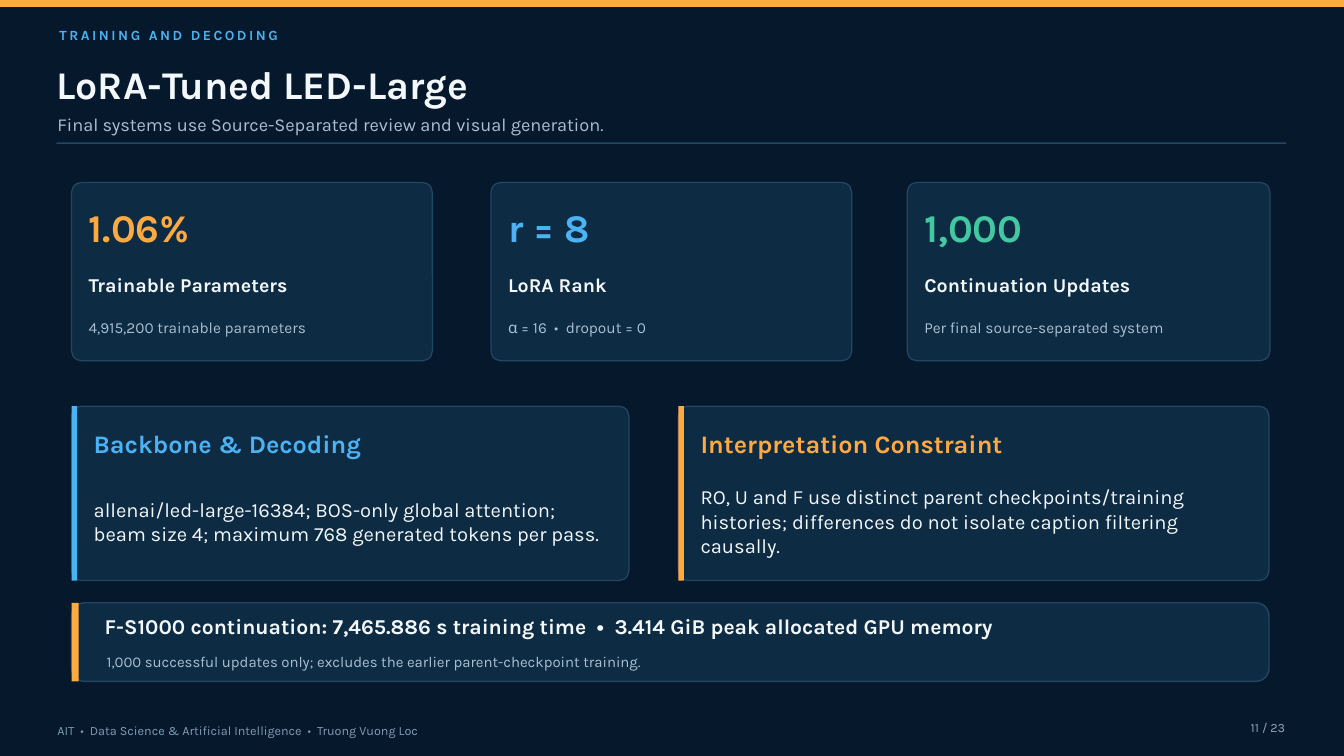
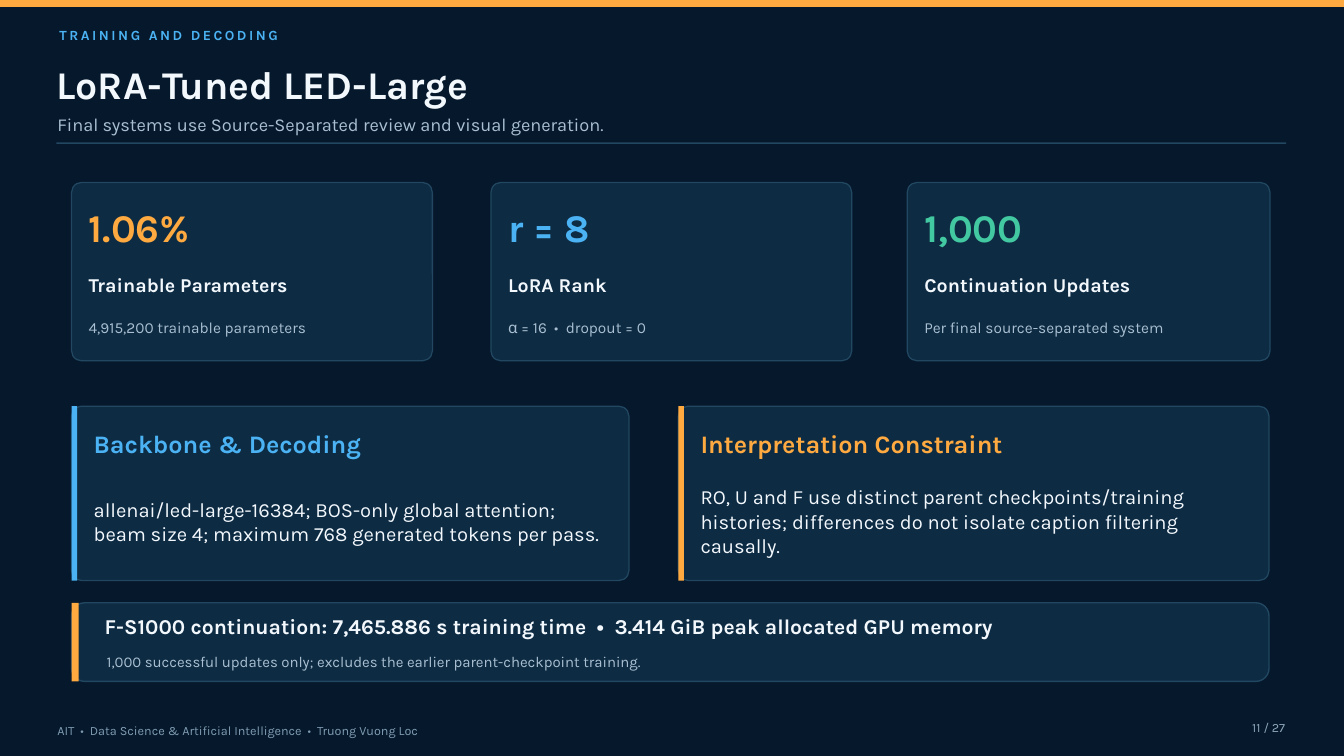
Before and after one commit to vltruong01/restaurant-summarization-thesis, a slide deck: slide 11 of thesis/thesis_slides.pptx. Drawn at 1344x756 pixels with LibreOffice and Linux fonts; fonts in the diff are those of the drawing. Boxes give left, top, right and bottom in pixels: in the first picture for what was removed or moved away, otherwise in the second. Text is boxed around its words. In the diff, an @@ line names an element or a change of style, - is before the commit and + after.

```diff
--- a/thesis/thesis_slides.pptx
+++ b/thesis/thesis_slides.pptx
@@ text at <box>1252,724,1285,732</box>: text changed @@
-11 / 23
+11 / 27
```
Also in this commit, not shown: 20 other slides changed, 5 slides added, 1 slide removed, 7 other files.
